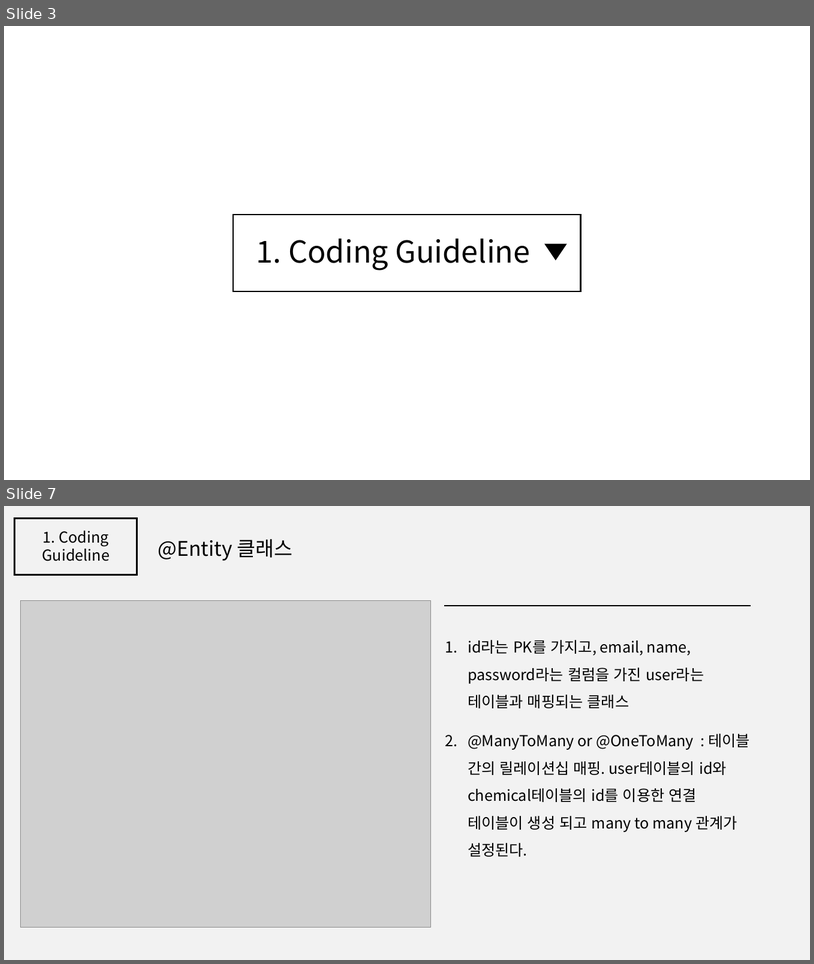
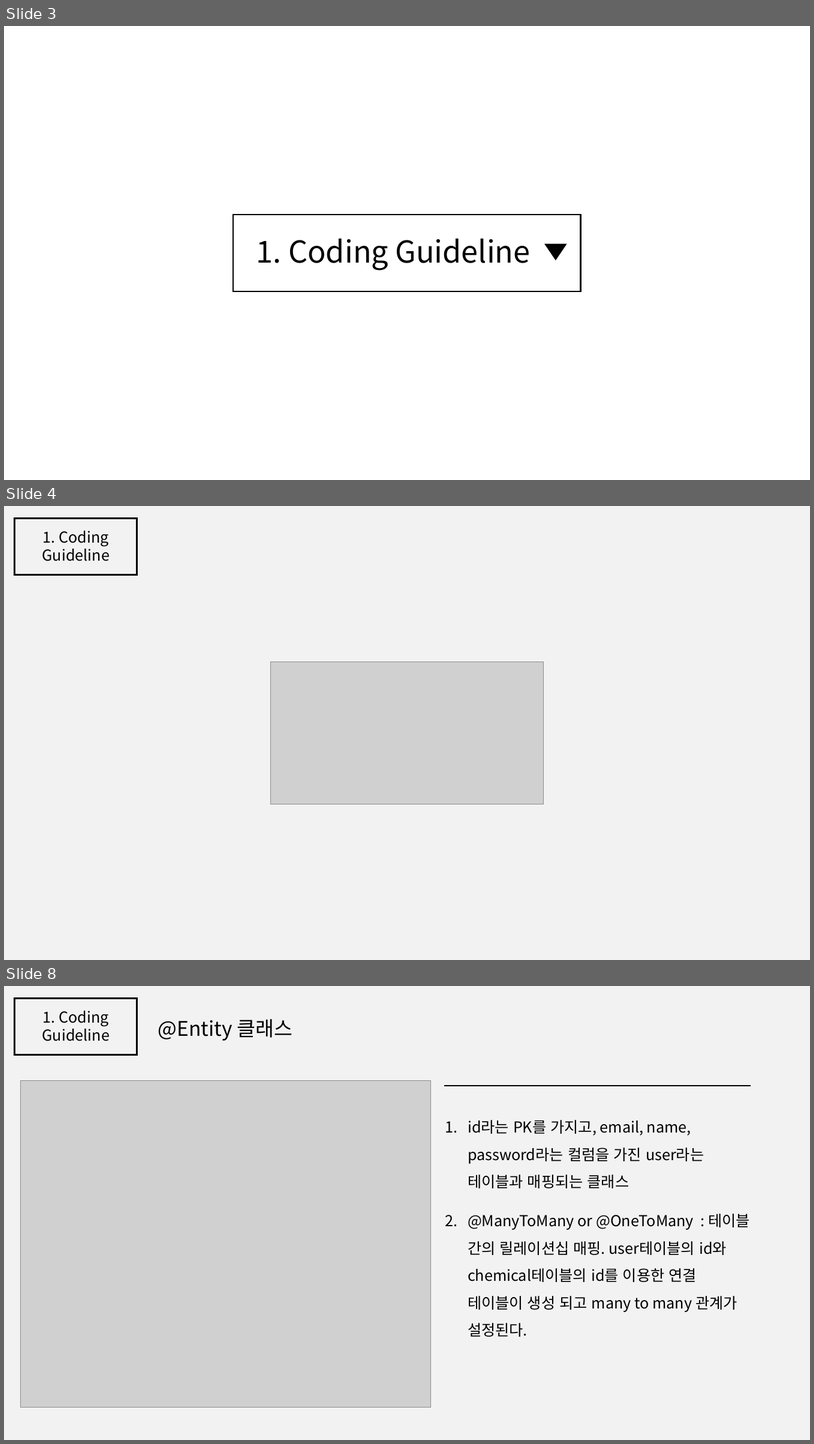
Before and after one commit to jisukim97/ChemicalManagementApplication, a slide deck: Document/2_Software Architect Documentation/Software Architecture Documentation 1.0.pptx. Shown one above the other, each under a label of ours: slides 3 and 7 before the commit, slides 3, 4 and 8 after it; the slides between them are not shown. The pictures are 814x964 and 814x1444 pixels, drawn with LibreOffice and Linux fonts; fonts in the diff are those of the drawing; grey boxes stand for pictures. Boxes give left, top, right and bottom in pixels: in the first picture for what was removed or moved away, otherwise in the second. Text is boxed around its words. In the diff, an @@ line names an element or a change of style, - is before the commit and + after.

```diff
--- a/Document/2_Software Architect Documentation/Software Architecture Documentation 1.0.pptx
+++ b/Document/2_Software Architect Documentation/Software Architecture Documentation 1.0.pptx
@@ slide 4 added at bbox=[4, 506, 810, 960], background #F2F2F2 @@
@@ rectangle added at bbox=[14, 518, 137, 574], outline #000000 2 pt @@
@@ text added at bbox=[42, 531, 109, 561], 18 pt, text #000000 @@
+1. Coding Guideline
@@ picture added at bbox=[271, 661, 543, 804] @@
@@ what was slide 7 is now slide 8 @@
```
Also in this commit, not shown: 12 slides changed, 2 other slides added.
